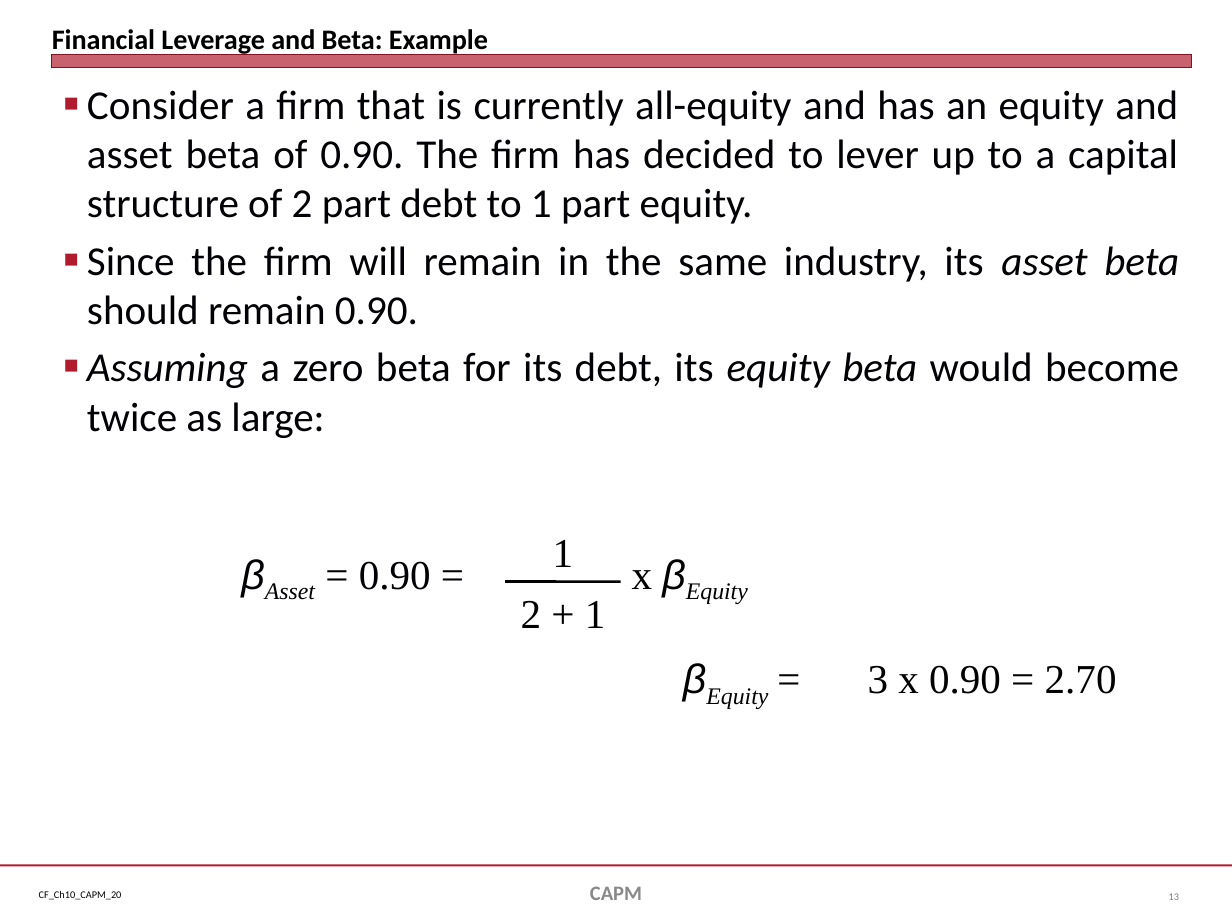
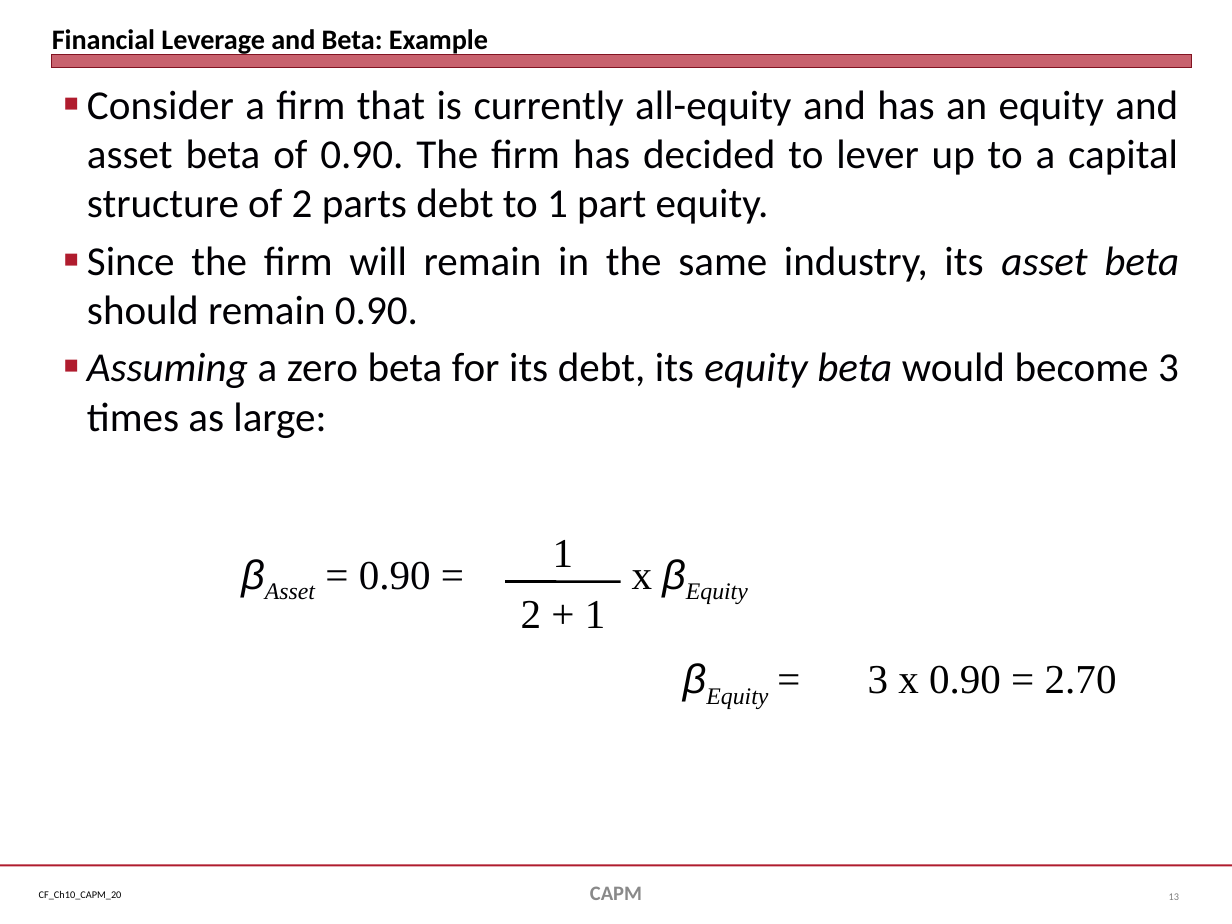
Before and after one commit to jmc877/Corporate-Finance, a slide deck: slide 13 of slides/CF_Ch10_CAPM_20.pptx. Drawn at 1232x924 pixels with LibreOffice and Linux fonts; fonts in the diff are those of the drawing. Boxes give left, top, right and bottom in pixels: in the first picture for what was removed or moved away, otherwise in the second. Text is boxed around its words. In the diff, an @@ line names an element or a change of style, - is before the commit and + after.

```diff
--- a/slides/CF_Ch10_CAPM_20.pptx
+++ b/slides/CF_Ch10_CAPM_20.pptx
@@ text at [87,90,1178,224]: text changed @@
-■ Consider a firm that is currently all-equity and has an equity and asset beta of 0.90. The firm has decided to lever up to a capital structure of 2 part debt to 1 part equity.
+■ Consider a firm that is currently all-equity and has an equity and asset beta of 0.90. The firm has decided to lever up to a capital structure of 2 parts debt to 1 part equity.
@@ text at [87,352,1179,438]: text changed @@
-■ Assuming a zero beta for its debt, its equity beta would become twice as large:
+■ Assuming a zero beta for its debt, its equity beta would become 3 times as large:
```
